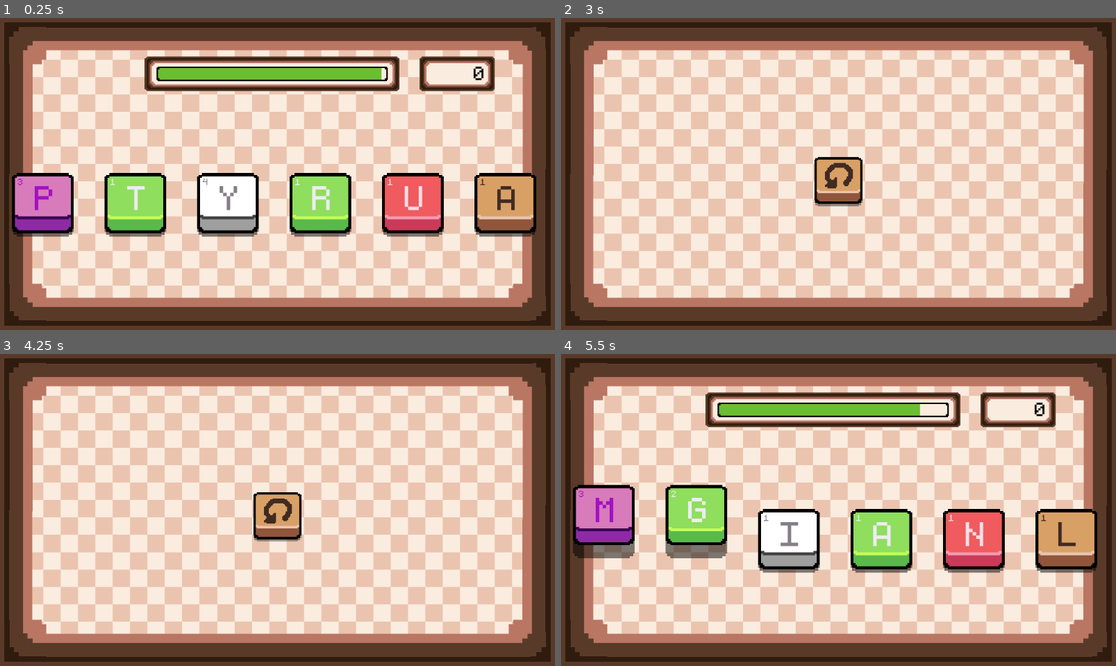
Above: before the commit, frames 1-4 (two rows, left to right).
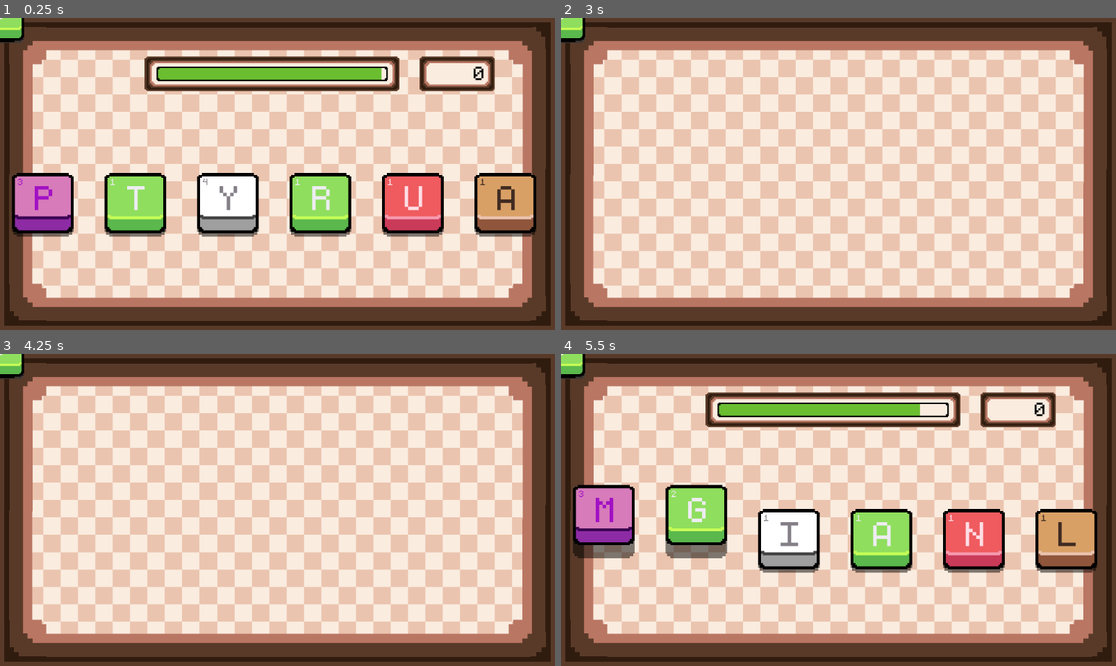
Above: after the commit, the same moments.

Repository: lohchness/Swivle
Game: Godot game, scene res://scenes/Game.tscn
Two runs of this game, one before a commit and one after it. Both use one fixed random seed, a clock stepped at 60 frames per second and the inputs below.
Inputs (mouse positions are in pixels of both pictures, inside the frame that each line leads up to):
- Up to frame 1 (0.25 s): no input
- Up to frame 2 (3 s): click (561, 18) at 0.52 s; click (561, 18) at 1.27 s; click (561, 18) at 2.02 s; tap Enter (DEBUG_END) at 2.75 s; move the mouse to (605, 205) at 2.77 s; hold 5 (FIVE) from 2.78 s (still down); click (605, 205) at 2.92 s
- Up to frame 3 (4.25 s): tap Space (Pivot) at 3.5 s; move the mouse to (166, 525) at 3.52 s; release 5 (FIVE) at 3.53 s; tap 4 (FOUR) at 3.6 s; click (166, 525) at 3.67 s
- Up to frame 4 (5.5 s): tap Enter (DEBUG_END) at 4.25 s; move the mouse to (894, 441) at 4.27 s; hold 1 (ONE) 4.28-5.03 s; click (894, 441) at 4.42 s; move the mouse to (694, 541) at 5.02 s; tap Space (Pivot) at 5.1 s; click (694, 541) at 5.17 s

The runs differ from the first frame. In frame 1, 0.3% of the frame differs, in the area x 0-5%, y 0-9%; in frame 2, 1.7%, in the area x 0-55%, y 0-61%; in frame 3, 1.7%; in frame 4, 0.3%.

Commit message:
refactor: controlkey inherits twostateswitch

Diff:
--- a/scenes/controls/play_control_key.tscn
+++ b/scenes/controls/play_control_key.tscn
@@ -1,7 +1,7 @@
 [gd_scene load_steps=4 format=3 uid="uid://fpsdfujpr5sx"]
 
 [ext_resource type="PackedScene" uid="uid://baf7w6gsreqts" path="res://scenes/control_key.tscn" id="1_qobmu"]
-[ext_resource type="Script" uid="uid://d0hi0l0beutq0" path="res://scripts/controls/play_control.gd" id="2_0tmev"]
+[ext_resource type="Script" uid="uid://d0hi0l0beutq0" path="res://scripts/controls/play_control_key.gd" id="2_0tmev"]
 [ext_resource type="Texture2D" uid="uid://bnek808igiiwn" path="res://assets/playkey.png" id="3_0tmev"]
 
 [node name="PlayControlKey" instance=ExtResource("1_qobmu")]
--- a/scripts/controlKey.gd
+++ b/scripts/controlKey.gd
@@ -1,5 +1,5 @@
 class_name ControlKey
-extends Node2D
+extends TwoStateSwitch
 
 ## Abstract class ControlKey
 ## This class is for control buttons, i.e. Play, Quit, Pause, Resume, Options.
@@ -13,10 +13,12 @@
 
 
 func _ready() -> void:
+	super()
 	button.focus_mode = 0
 
 
-func _physics_process(_delta: float) -> void:
+func _physics_process(delta: float) -> void:
+	super(delta)
 	button.rotation = curr_tilt
 	curr_tilt /= 2
 
--- a/scripts/controls/play_control.gd
+++ /dev/null
@@ -1,33 +0,0 @@
-class_name PlayControlKey
-extends ControlKey
-
-signal play_pressed
-
-const TARGET: Vector2 = Vector2(455, 337)
-
-var base_position: Vector2
-var offset: Vector2
-
-
-func _ready() -> void:
-	super()
-	# Assumes play/resume is off screen at scene ready.
-	base_position = position
-	offset = Vector2.ZERO
-
-
-func _physics_process(delta: float) -> void:
-	super(delta)
-	position = lerp(position, base_position + offset, 20 * delta)
-
-
-func move_on_screen() -> void:
-	offset = TARGET - base_position
-
-
-func move_off_screen() -> void:
-	offset = Vector2.ZERO
-
-
-func _on_texture_button_pressed() -> void:
-	play_pressed.emit()
--- /dev/null
+++ b/scripts/controls/play_control_key.gd
@@ -0,0 +1,8 @@
+class_name PlayControlKey
+extends ControlKey
+
+signal play_pressed
+
+
+func _on_texture_button_pressed() -> void:
+	play_pressed.emit()
--- a/scripts/controls/restart_control_key.gd
+++ b/scripts/controls/restart_control_key.gd
@@ -3,31 +3,6 @@
 
 signal restart_pressed
 
-const TARGET: Vector2 = Vector2(576, 337)
-
-var base_position: Vector2
-var offset: Vector2
-
-
-func _ready() -> void:
-	super()
-	# Assumes the restart key is off screen at scene ready.
-	base_position = position
-	offset = Vector2.ZERO
-
-
-func _physics_process(delta: float) -> void:
-	super(delta)
-	position = lerp(position, base_position + offset, 20 * delta)
-
-
-func move_on_screen() -> void:
-	offset = TARGET - base_position
-
-
-func move_off_screen() -> void:
-	offset = Vector2.ZERO
-
 
 func _on_texture_button_pressed() -> void:
 	restart_pressed.emit()
Renamed: scripts/controls/play_control.gd.uid -> scripts/controls/play_control_key.gd.uid
